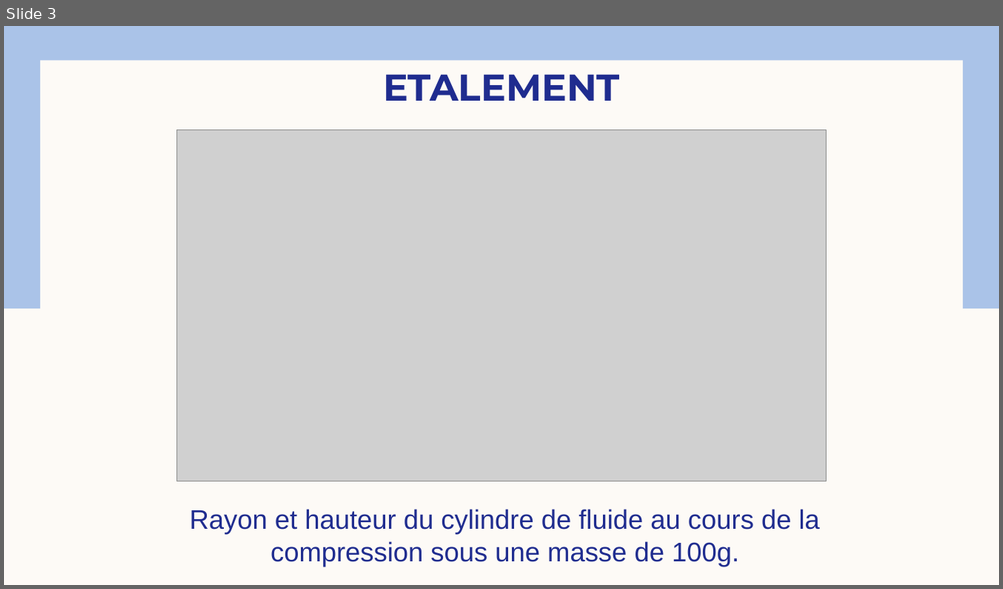
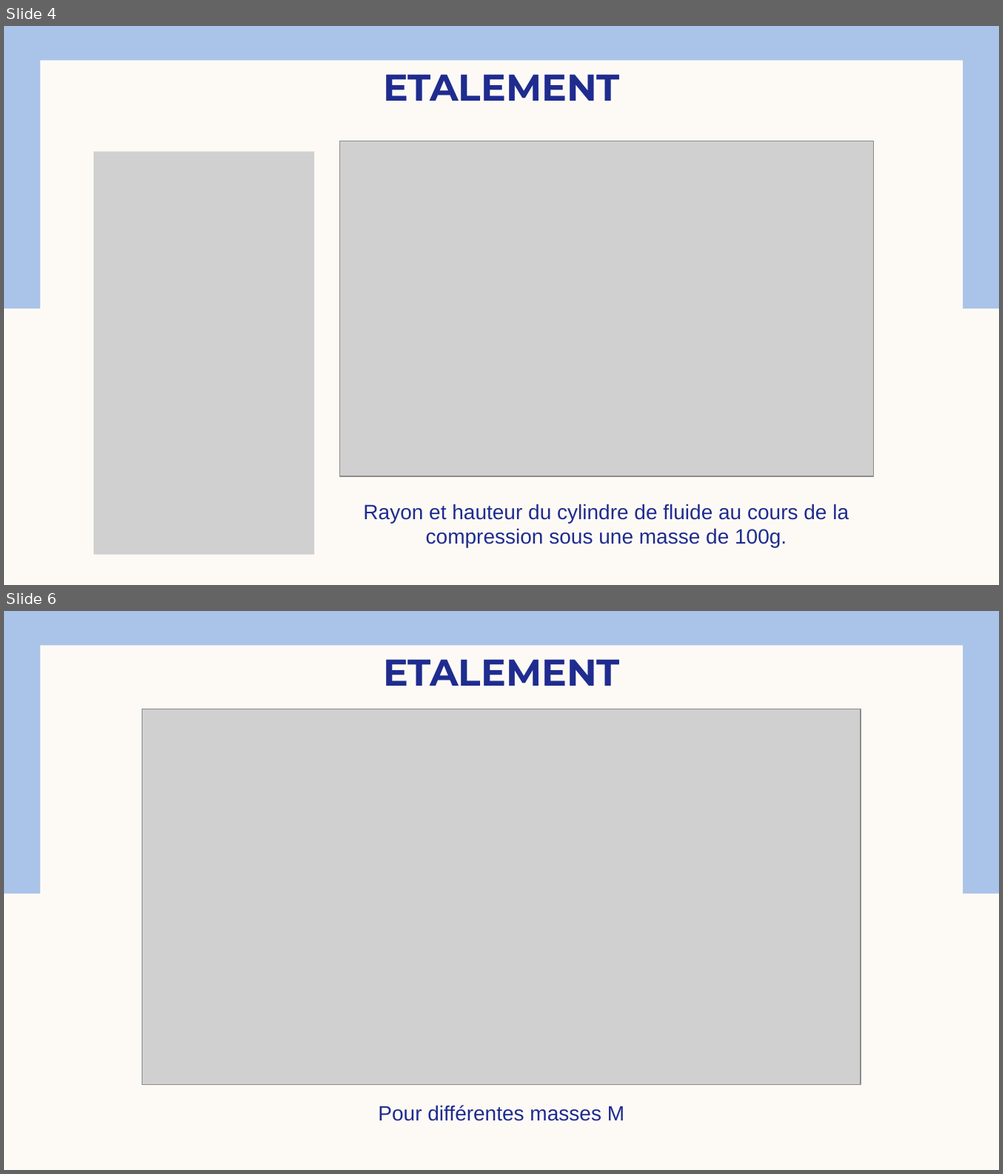
Before and after one commit to Josephine-gith/VS, a slide deck: PPT/Viscoplastic Squeeze pptGE.pptx. Shown one above the other, each under a label of ours: slide 3 before the commit, slides 4 and 6 after it; the slides between them are not shown. The pictures are 1003x589 and 1003x1174 pixels, drawn with LibreOffice and Linux fonts; fonts in the diff are those of the drawing; grey boxes stand for pictures. Boxes give left, top, right and bottom in pixels: in the first picture for what was removed or moved away, otherwise in the second. Text is boxed around its words. In the diff, an @@ line names an element or a change of style, - is before the commit and + after.

```diff
--- a/PPT/Viscoplastic Squeeze pptGE.pptx
+++ b/PPT/Viscoplastic Squeeze pptGE.pptx
@@ slide 6 added at box(4, 611, 999, 1170), background #FDFAF6; not listed: 2 template elements that a slide beside it also shows @@
@@ title added at box(383, 659, 620, 686), 36 pt, text #1F2C8F, bold @@
+ETALEMENT
@@ picture added at box(142, 709, 859, 1085) @@
@@ text added at box(378, 1105, 624, 1122), 20 pt, text #1F2C8F @@
+Pour différentes masses M
@@ what was slide 3 is now slide 4 @@
@@ slide 4 changed as well @@
@@ picture added at box(94, 151, 314, 555) @@
@@ picture: place and size @@
-picture at box(176, 130, 826, 482)
+picture at box(340, 141, 874, 477)
@@ text "Rayon et hauteur du cylindre ...": place and size @@
-text "Rayon et hauteur du cylindre ..." at box(190, 509, 819, 567)
+text "Rayon et hauteur du cylindre ..." at box(363, 504, 848, 548)
@@ text "Rayon et hauteur du cylindre ..." at box(363, 504, 848, 548): size 26 to 20 pt @@
```
Also in this commit, not shown: 3 other slides changed, 3 other slides added, 8 other files.
